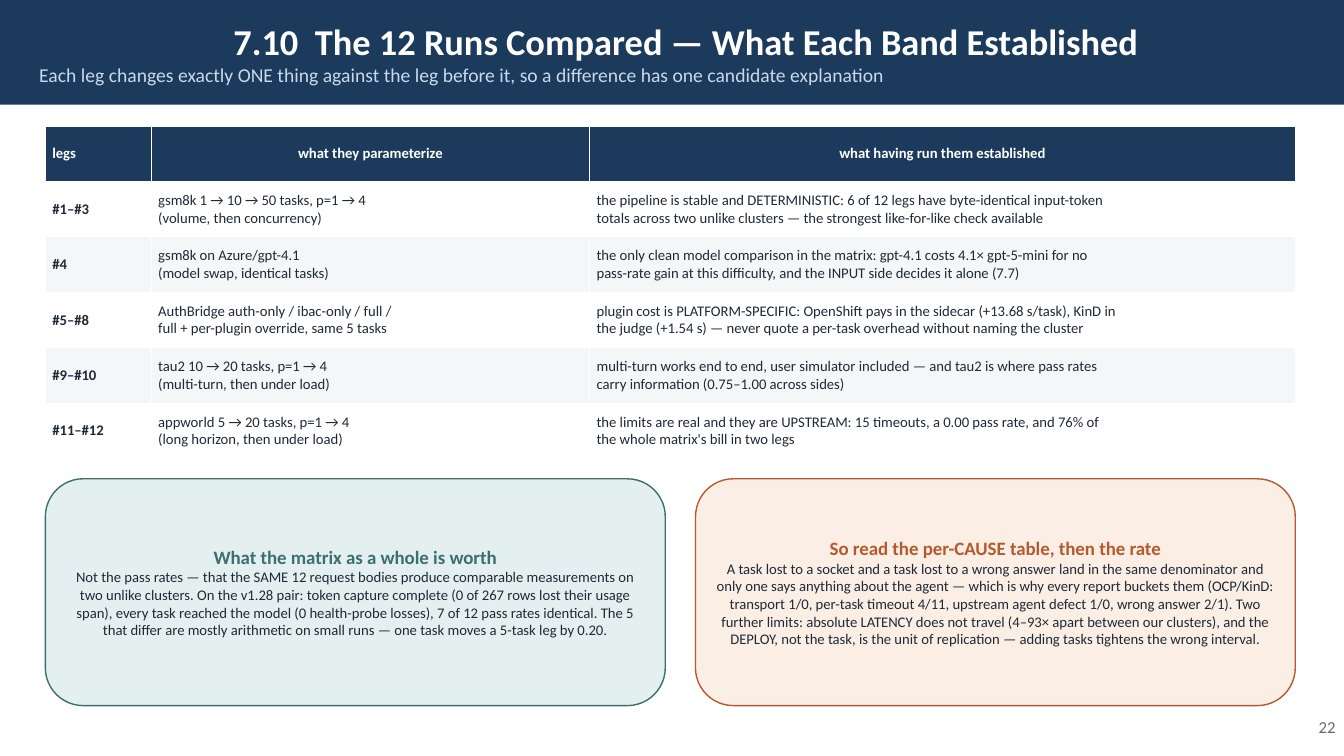
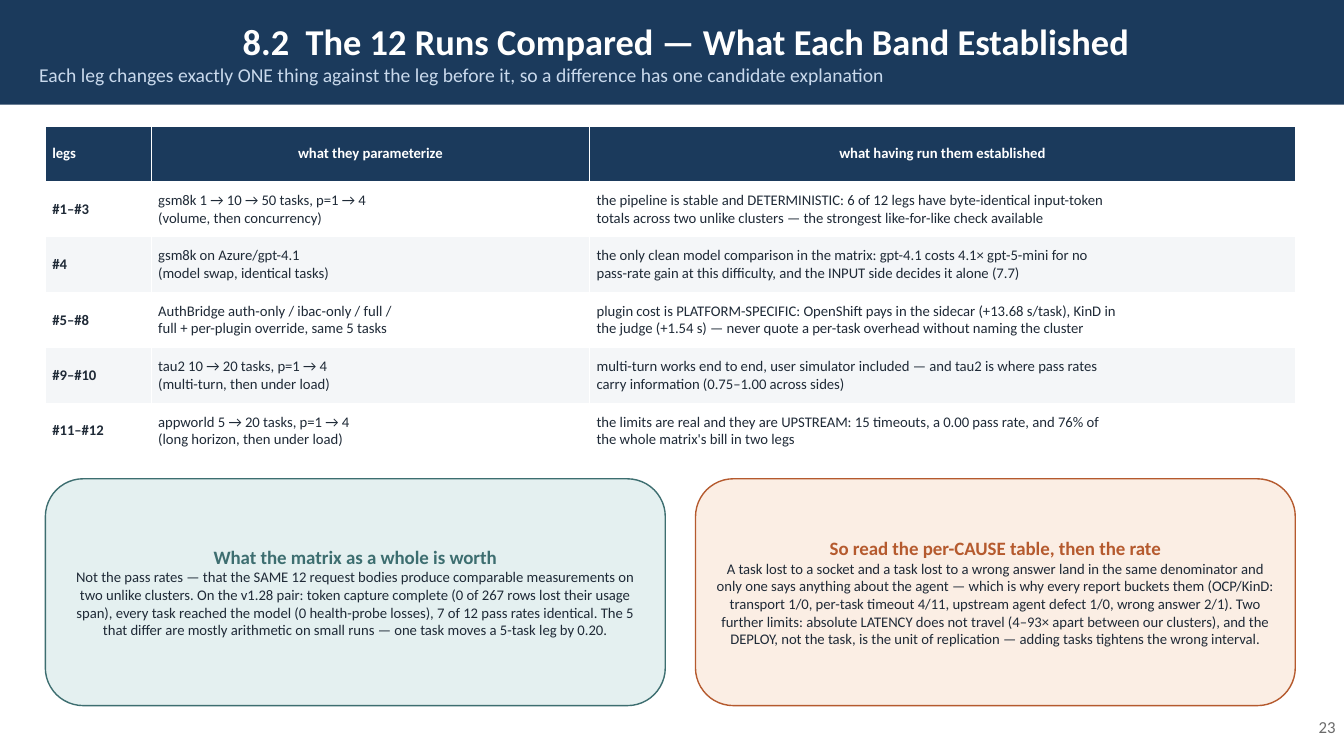
Before and after one commit to rossoctl/autobench, a slide deck: slide 23 of docs/AutoBench.pptx (slide 22 before the commit). Drawn at 1344x756 pixels with LibreOffice and Linux fonts; fonts in the diff are those of the drawing. Boxes give left, top, right and bottom in pixels: in the first picture for what was removed or moved away, otherwise in the second. Text is boxed around its words. In the diff, an @@ line names an element or a change of style, - is before the commit and + after.

```diff
--- a/docs/AutoBench.pptx
+++ b/docs/AutoBench.pptx
@@ text in rectangle at <box>243,29,1129,61</box>: text changed @@
-7.10 The 12 Runs Compared — What Each Band Established
+8.2 The 12 Runs Compared — What Each Band Established
@@ text at <box>1319,722,1336,733</box>: text changed @@
-22
+23
```
Also in this commit, not shown: 13 other slides changed, 7 other files.
